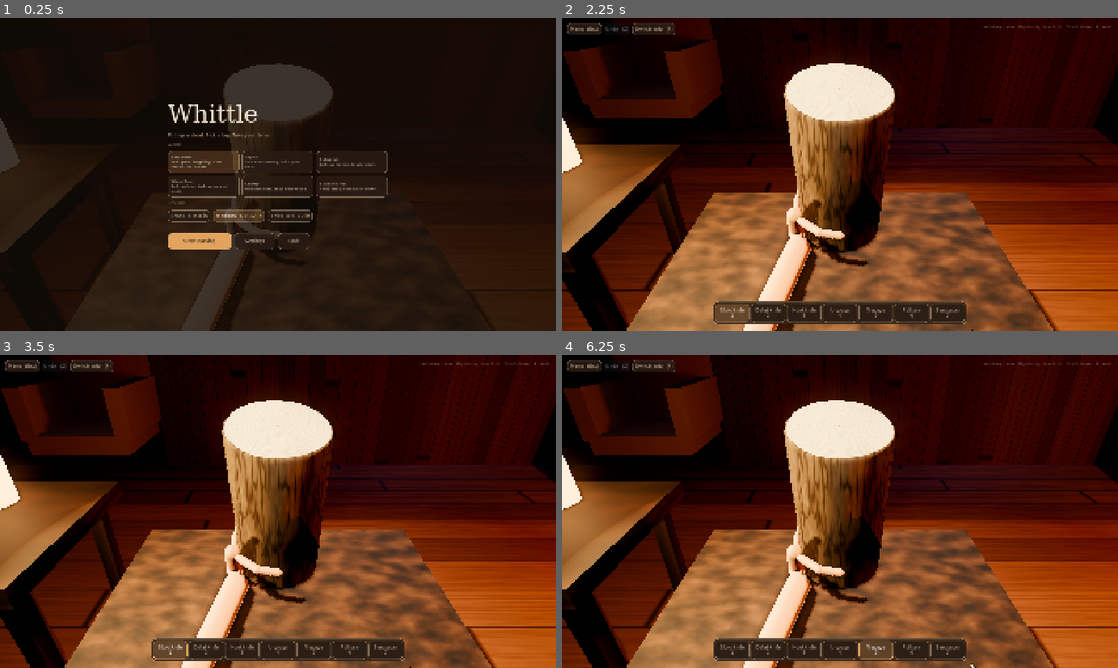
Above: before the commit, frames 1-4 (two rows, left to right).
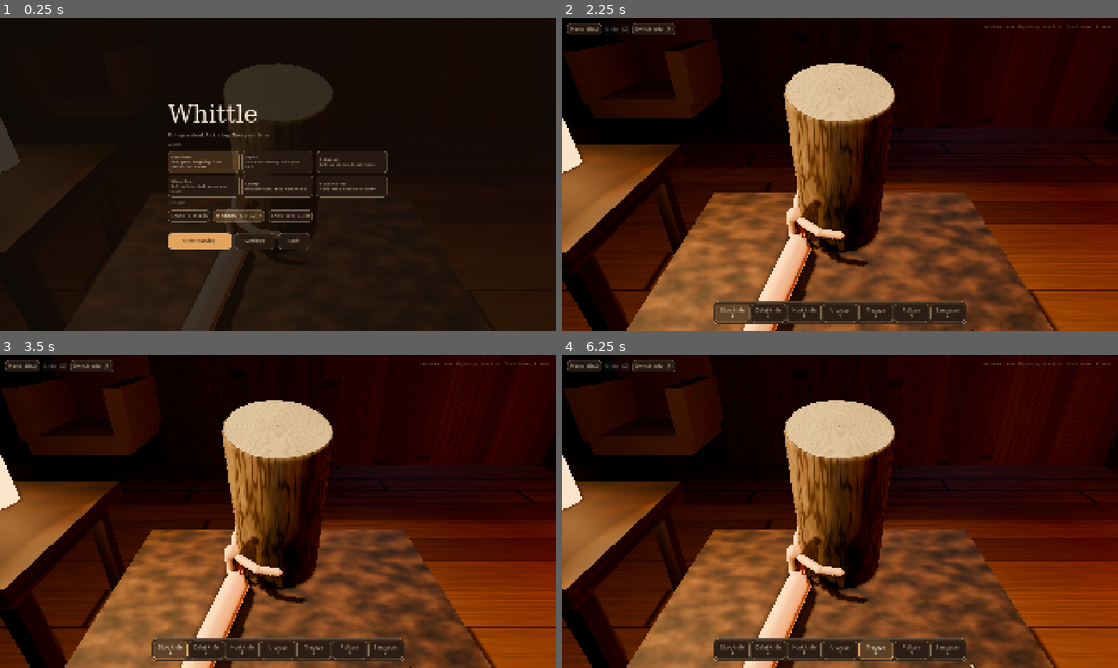
Above: after the commit, the same moments.

Repository: gabeposse-ai/My-Whittle-Game
Game: Godot game, scene res://scenes/main.tscn
Two runs of this game, one before a commit and one after it. Both use one fixed random seed, a clock stepped at 60 frames per second and the inputs below.
Inputs:
- Up to frame 1 (0.25 s): no input
- Up to frame 2 (2.25 s): click "Basswood Soft, pale, forgivin…" at 0.5 s; click "Basswood Soft, pale, forgivin…" at 1.25 s; click "Start carving" at 2 s
- Up to frame 3 (3.5 s): click "Sloyd knife 1" at 2.75 s
- Up to frame 4 (6.25 s): click "Detail knife 2" at 3.5 s; click "Hook knife 3" at 4.25 s; click "U-gouge 4" at 5 s; click "V-gouge 5" at 5.75 s

The runs differ from the first frame. In frame 2, 25% of the frame differs, in the area x 0-100%, y 9-100%; in frame 3, 27%; in frame 4, 28%, in the area x 0-100%, y 8-100%.

Commit message:
Fix box shadow from the fire, bright end grain, drifting and sticky shavings
- Fire light no longer casts shadows: omni shadow maps store linear distance of
  the mesh surface, so the raymarched log cast its bounding box's shadow
- Shadow pass pushes the traced depth slightly away from the light (no acne)
- End grain renders darker and matte; lower lamp energy, exposure and glow
- Curls break off the blade when the cut pauses or at a natural length
  (1.1-2.6 in) instead of staying attached until mouse release
- Curls collide only with the room (not each other), and are pinned once
  nearly still or after 5 s, so settled shavings stay put; gentler flick

Co-Authored-By: Claude Opus 5.5 <noreply@anthropic.com>
Claude-Session: https://claude.ai/code/session_01J5fr94fUvFDHq8zcsyhSy7

Diff:
--- a/game/scripts/shavings.gd
+++ b/game/scripts/shavings.gd
@@ -141,7 +141,7 @@
 	var c := _active
 	if not c.is_empty():
 		var changed: bool = c.stroke != stroke_id or (c.dir as Vector3).dot(t) < 0.5 \
-			or absf(c.width - width) > maxf(0.08, c.width * 0.6) or c.len > 6.0
+			or absf(c.width - width) > maxf(0.08, c.width * 0.6) or c.len > c.break_len
 		if changed:
 			release_curl()
 			c = {}
@@ -154,7 +154,7 @@
 		# Tighter curls from thin cuts in soft wood; stiffer, harder woods curl looser.
 		var r0 := 0.07 + thick * 2.2 + width * 0.04 + (1.0 - softness) * 0.07
 		c = {
-			"mesh": mi, "len": 0.0, "width": maxf(0.04, width), "thick": thick,
+			"mesh": mi, "len": 0.0, "break_len": randf_range(1.1, 2.6), "grown_at": 0.0, "width": maxf(0.04, width), "thick": thick,
 			"r0": r0, "stroke": stroke_id, "dir": t, "n": n, "root": p,
 			"path": PackedVector3Array([p]), "path_len": PackedFloat32Array([0.0]),
 			"wobble": randf() * 100.0, "pitch": randf_range(-0.25, 0.25),
@@ -169,6 +169,7 @@
 	c.path_len = plen
 	c.len += add * 0.9 # a shaving is a little shorter than the cut (it compresses as it curls)
 	c.root = p
+	c.grown_at = _time
 	# The frame is fixed when the curl starts: once wood has curled, it keeps its shape.
 	_build_attached(c)
 
@@ -344,12 +345,13 @@
 	# Flicked off the edge: up and forward along the cut, with a gentle spin.
 	var dir_w := (xf.basis * (c.dir as Vector3)).normalized()
 	var up_w := (xf.basis * (c.n as Vector3)).normalized()
-	body.linear_velocity = up_w * randf_range(0.25, 0.5) + dir_w * randf_range(0.1, 0.3)
-	body.angular_velocity = Vector3(randf_range(-4, 4), randf_range(-4, 4), randf_range(-4, 4))
-	body.sleeping_state_changed.connect(func():
-		if body.sleeping:
-			body.freeze = true) # settled: stop simulating, stays put
-	_curls.append({"body": body, "stroke": c.stroke})
+	body.linear_velocity = up_w * randf_range(0.06, 0.18) + dir_w * randf_range(0.02, 0.08)
+	body.angular_velocity = Vector3(randf_range(-2.5, 2.5), randf_range(-2.5, 2.5), randf_range(-2.5, 2.5))
+	# Curls only collide with the room, not each other: light bodies stacked on each other jitter.
+	body.collision_layer = 2
+	body.collision_mask = 1
+	body.freeze_mode = RigidBody3D.FREEZE_MODE_STATIC
+	_curls.append({"body": body, "stroke": c.stroke, "born": _time, "still": 0.0})
 	while _curls.size() > MAX_CURLS:
 		var old: Dictionary = _curls.pop_front()
 		(old.body as Node).queue_free()
@@ -421,6 +423,18 @@
 func _process(delta: float) -> void:
 	var dt := minf(delta, 1.0 / 30.0)
 	_time += dt
+	# A curl drops off the blade when the cut pauses (real shavings break off when pressure stops).
+	if not _active.is_empty() and _time - (_active.grown_at as float) > 0.18:
+		release_curl()
+	# Settle: once a curl has been nearly still for a moment (or has been falling too long), pin it.
+	for c in _curls:
+		var b: RigidBody3D = c.body
+		if b.freeze:
+			continue
+		var slow := b.linear_velocity.length() < 0.03 and b.angular_velocity.length() < 0.6
+		c.still = (c.still + dt) if slow else 0.0
+		if c.still > 0.25 or _time - (c.born as float) > 5.0:
+			b.freeze = true
 
 	var mm := _flakes.multimesh
 	for i in _f_flying.keys():
--- a/game/scripts/workshop.gd
+++ b/game/scripts/workshop.gd
@@ -52,7 +52,7 @@
 	env.ambient_light_color = Color("#3a2a1e")
 	env.ambient_light_energy = 0.6
 	env.tonemap_mode = Environment.TONE_MAPPER_AGX
-	env.tonemap_exposure = 1.05
+	env.tonemap_exposure = 0.95
 	env.ssao_enabled = true
 	env.ssao_radius = 0.6
 	env.ssao_intensity = 1.6
@@ -62,8 +62,8 @@
 	env.sdfgi_cascades = 4
 	env.sdfgi_min_cell_size = 0.05
 	env.glow_enabled = true
-	env.glow_intensity = 0.35
-	env.glow_bloom = 0.04
+	env.glow_intensity = 0.2
+	env.glow_bloom = 0.0
 	env.volumetric_fog_enabled = true
 	env.volumetric_fog_density = 0.012
 	env.volumetric_fog_albedo = Color("#d8c3a5")
@@ -214,7 +214,7 @@
 func _build_lights() -> void:
 	work_light = SpotLight3D.new()
 	work_light.light_color = Color("#ffd6a0")
-	work_light.light_energy = 5.0
+	work_light.light_energy = 3.4
 	work_light.spot_range = 3.0
 	work_light.spot_angle = 30.0
 	work_light.spot_angle_attenuation = 0.8
@@ -237,7 +237,9 @@
 	_fire.light_color = Color("#ff7a30")
 	_fire.light_energy = 1.3
 	_fire.omni_range = 5.0
-	_fire.shadow_enabled = true
+	# No omni shadows: omni shadow maps store linear distance from the mesh surface, which can't
+	# carry the raymarched log's depth (it would cast the shadow of its bounding box).
+	_fire.shadow_enabled = false
 	_fire.position = Vector3(1.85, 0.32, -1.0)
 	add_child(_fire)
 
--- a/game/shaders/log.gdshader
+++ b/game/shaders/log.gdshader
@@ -64,7 +64,10 @@
 			S(g + vec3(0, h, 0)) - S(g - vec3(0, h, 0)),
 			S(g + vec3(0, 0, h)) - S(g - vec3(0, 0, h))));
 	vec3 p = (g - centre) / vpi; // local inches
-	vec3 pw = (local_to_world * vec4(p, 1.0)).xyz;
+	// Shadow maps: push the depth slightly away from the light (the engine's own bias only moves
+	// the bounding box, not the traced surface) to avoid self-shadow acne.
+	vec3 pdepth = IN_SHADOW_PASS ? (g + d * 1.2 - centre) / vpi : p;
+	vec3 pw = (local_to_world * vec4(pdepth, 1.0)).xyz;
 	vec4 clip = PROJECTION_MATRIX * VIEW_MATRIX * vec4(pw, 1.0);
 #if CURRENT_RENDERER == RENDERER_COMPATIBILITY
 	DEPTH = clip.z / clip.w * 0.5 + 0.5; // OpenGL: NDC z in [-1, 1]
@@ -74,7 +77,10 @@
 	vec3 nw = normalize((transpose(world_to_local) * vec4(n, 0.0)).xyz);
 	NORMAL = normalize((VIEW_MATRIX * vec4(nw, 0.0)).xyz);
 	float bark = bark_at(p);
-	ALBEDO = mix(wood_color(p), bark_shade(p), bark);
-	ROUGHNESS = mix(0.52, 0.95, bark);
-	SPECULAR = mix(0.45, 0.2, bark);
+	// End grain (surfaces facing along the log axis) is porous: it reads darker and fully matte.
+	float end_grain = smoothstep(0.55, 0.95, abs(n.y));
+	vec3 wood = wood_color(p) * mix(1.0, 0.74, end_grain);
+	ALBEDO = mix(wood, bark_shade(p), bark);
+	ROUGHNESS = mix(mix(0.62, 0.9, end_grain), 0.95, bark);
+	SPECULAR = mix(mix(0.32, 0.15, end_grain), 0.15, bark);
 }
